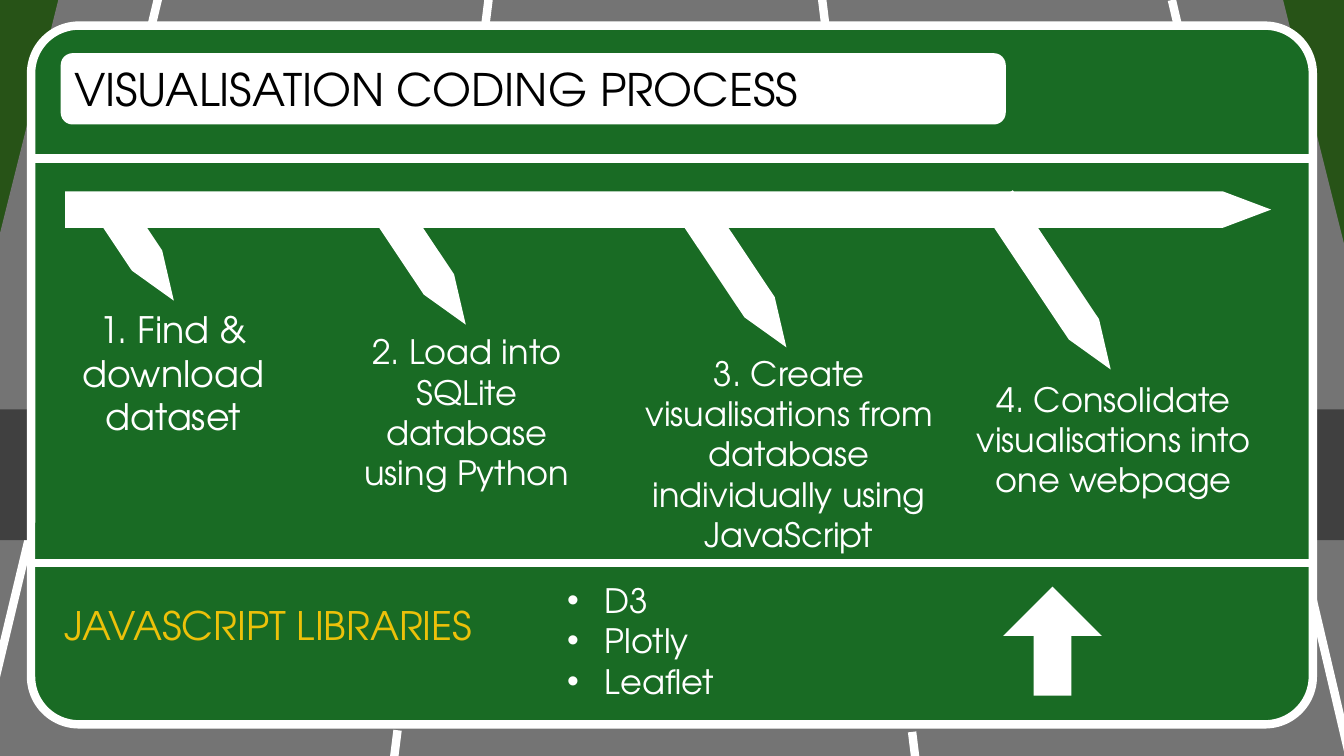
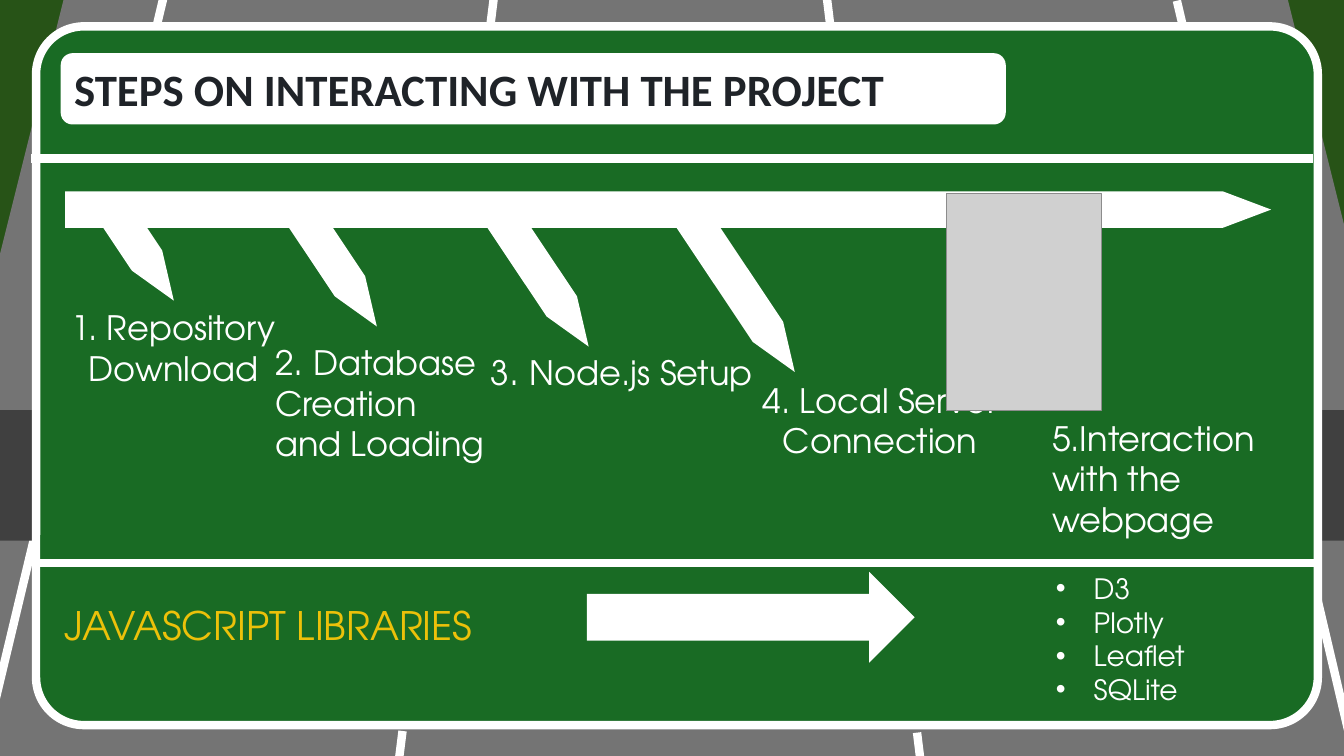
Before and after one commit to RealFakeDoor/Victoria_Road_Crash_Analysis, a slide deck: slide 6 of Presentation/car_crash_slide.pptx (slide 4 before the commit). Drawn at 1344x756 pixels with LibreOffice and Linux fonts; fonts in the diff are those of the drawing; grey boxes stand for pictures. Boxes give left, top, right and bottom in pixels: in the first picture for what was removed or moved away, otherwise in the second. Text is boxed around its words. In the diff, an @@ line names an element or a change of style, - is before the commit and + after.

```diff
--- a/Presentation/car_crash_slide.pptx
+++ b/Presentation/car_crash_slide.pptx
@@ line moved from (158, 0) - (0, 756) to (163, 0) - (0, 756) @@
@@ 2 lines, 1 rounded rectangle: place and size @@
-2 lines, 1 rounded rectangle at [31,0,1314,756]
+2 lines, 1 rounded rectangle at [36,0,1319,756]
@@ line moved from (1173, 0) - (1344, 756) to (1178, 1) - (1344, 756) @@
@@ text in rounded rectangle at [74,76,884,107]: text changed; font TeX Gyre Adventor to Calibri; text colour #000000 to #1F2328; bold on @@
-VISUALISATION CODING PROCESS
+STEPS ON INTERACTING WITH THE PROJECT
@@ up arrow: place and size @@
-up arrow at [379,206,478,331]
+up arrow at [290,208,390,333]
@@ up arrow: place and size @@
-up arrow at [685,206,799,354]
+up arrow at [486,205,601,353]
@@ up arrow: place and size @@
-up arrow at [984,192,1123,377]
+up arrow at [668,194,808,379]
@@ picture added at [947,194,1101,410] @@
@@ text at [72,315,276,382]: text changed; size 26 to 24 pt @@
-1. Find & download dataset
+1. Repository Download
@@ text at [275,349,484,464]: text changed @@
-2. Load into SQLite database using Python
+2. Database Creation and Loading
@@ text at [491,359,752,392]: text changed @@
-3. Create visualisations from database individually using JavaScript
+3. Node.js Setup
@@ text at [763,378,997,454]: text changed @@
-4. Consolidate visualisations into one webpage
+4. Local Server Connection
@@ text added at [1052,426,1255,540], 24 pt, text #FFFFFF @@
+5.Interaction with the webpage
@@ text "D3": place and size @@
-text "D3" at [605,588,714,695]
+text "D3" at [1094,578,1185,701]
@@ up arrow at [588,575,913,660]: proportions changed; rotation 0 to 90 degrees @@
@@ text at [1094,578,1185,680]: size 24 to 20 pt in "D3", "Plotly", "Leaflet" @@
@@ text at [1094,679,1178,701]: paragraph added @@
+• SQLite
```
Also in this commit, not shown: 4 other slides changed, 1 slide added.
